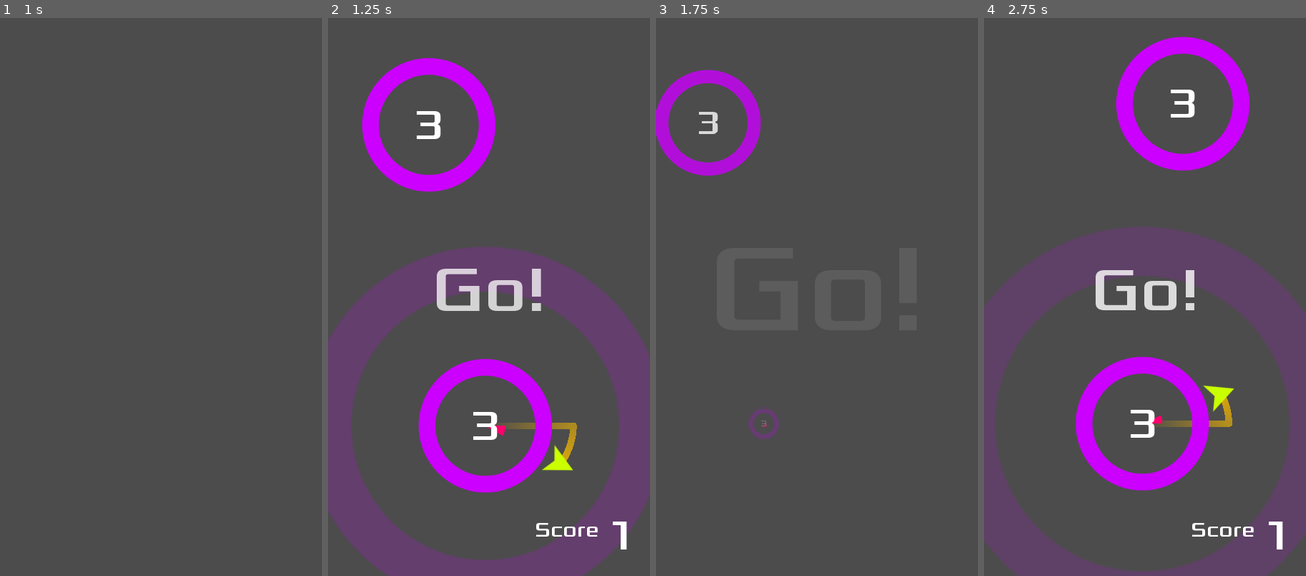
Above: before the commit, frames 1-4 (left to right).
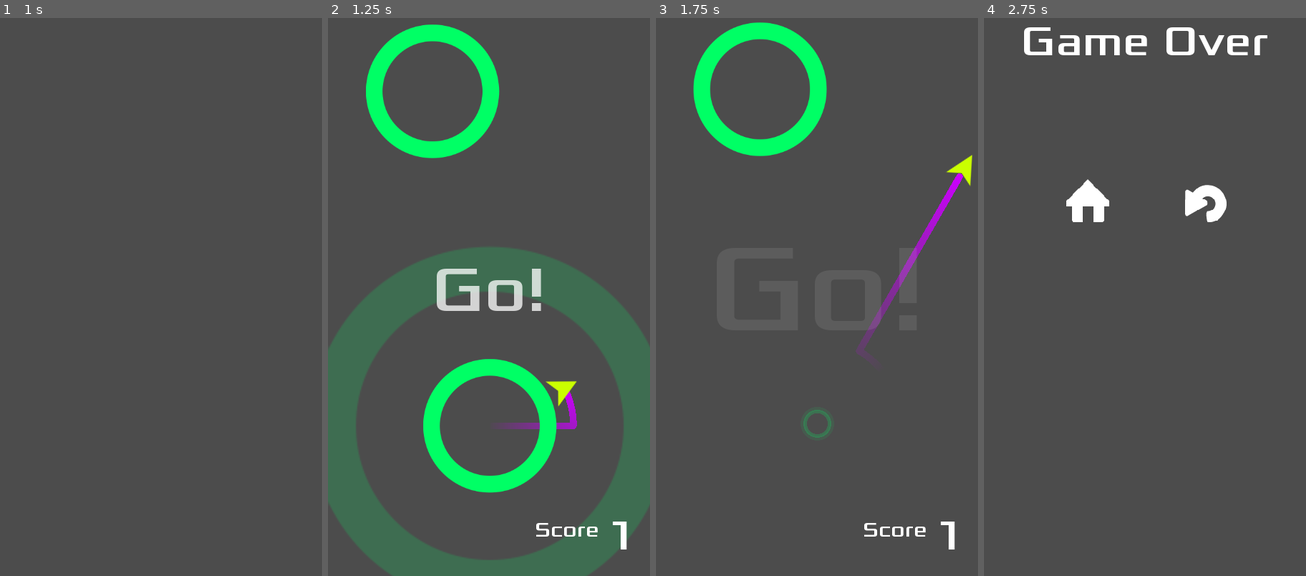
Above: after the commit, the same moments.

Repository: kidscancode/circle_jump
Game: Godot game, scene res://Main.tscn
Two runs of this game, one before a commit and one after it. Both use one fixed random seed, a clock stepped at 60 frames per second and the inputs below.
Inputs (mouse positions are in pixels of both pictures, inside the frame that each line leads up to):
- Up to frame 1 (1 s): click (103, 202) at 0.5 s
- Up to frame 2 (1.25 s): no input
- Up to frame 3 (1.75 s): move the mouse to (887, 263) at 1.27 s; hold Right (ui_right) from 1.28 s (still down); click (887, 263) at 1.42 s
- Up to frame 4 (2.75 s): release Right (ui_right) at 2 s; click (1190, 202) at 2.02 s

Frame 1 is identical in both runs. In frame 2, 32% of the frame differs, in the area x 0-100%, y 1-100%; in frame 3, 7.0%; in frame 4, 30%.

Commit message:
part 08 difficulty curve

Diff:
--- a/Main.gd
+++ b/Main.gd
@@ -31,10 +31,10 @@
 	var c = Circle.instance()
 	if !_position:
 		var x = rand_range(-150, 150)
-		var y = rand_range(-500, -400)
+		var y = rand_range(-550, -450)
 		_position = player.target.position + Vector2(x, y)
 	add_child(c)
-	c.init(_position)
+	c.init(_position, level)
 
 func _on_Jumper_captured(object):
 	$Camera2D.position = object.position
--- /dev/null
+++ b/ProgressionTester.gd
@@ -0,0 +1,47 @@
+extends Node2D
+
+var Circle = preload("res://objects/Circle.tscn")
+var font = preload("res://assets/fonts/xolonium_64.tres")
+var level
+var last_circle_position
+var level_markers = []
+
+func _ready():
+	randomize()
+	last_circle_position = $Camera2D.position
+	level = 0
+	for i in 100:
+		if i % 5 == 0:
+			level += 1
+			level_markers.append(last_circle_position)
+		spawn_circle()
+	update()
+
+func _process(delta):
+	if Input.is_action_pressed("ui_up"):
+		$Camera2D.position.y -= 15
+	if Input.is_action_pressed("ui_down"):
+		$Camera2D.position.y += 15
+	if Input.is_action_pressed("ui_left"):
+		$Camera2D.position.x -= 15
+	if Input.is_action_pressed("ui_right"):
+		$Camera2D.position.x += 15
+
+func spawn_circle(_position=null):
+	var c = Circle.instance()
+	if !_position:
+		var x = rand_range(-150, 150)
+		var y = rand_range(-500, -400)
+		_position = last_circle_position + Vector2(x, y)
+	add_child(c)
+	c.init(_position, level)
+	last_circle_position = _position
+
+func _draw():
+	var l = 1
+	for pos in level_markers:
+		var s = Vector2(pos.x-480, pos.y-200)
+		var e = Vector2(pos.x-80, pos.y-200)
+		draw_line(s, e, Color(1, 1, 1), 15)
+		draw_string(font, s - Vector2(0, 50), str(l), Color(1, 1, 1))
+		l += 1
--- a/objects/Circle.gd
+++ b/objects/Circle.gd
@@ -8,17 +8,24 @@
 var radius = 100
 var rotation_speed = PI
 var mode = MODES.STATIC
-var move_range = 100
-var move_speed = 1.0
+var move_range = 0
+var move_speed = 2.0
 var num_orbits = 3
 var current_orbits = 0
 var orbit_start = null
 var jumper = null
 
-func init(_position, _radius=radius, _mode=MODES.LIMITED):
+func init(_position, level=1):
+	var _mode = settings.rand_weighted([10, level-1])
 	set_mode(_mode)
 	position = _position
-	radius = _radius
+	var move_chance = clamp(level-10, 0, 9) / 10.0
+	if randf() < move_chance:
+		move_range = max(25, 100 * rand_range(0.75, 1.25) * move_chance) * pow(-1, randi() % 2)
+		move_speed = max(2.5 - ceil(level/5) * 0.25, 0.75)
+	var small_chance = min(0.9, max(0, (level-10) / 20.0))
+	if randf() < small_chance:
+		radius = max(50, radius - level * rand_range(0.75, 1.25))
 	$Sprite.material = $Sprite.material.duplicate()
 	$SpriteEffect.material = $Sprite.material
 	$CollisionShape2D.shape = $CollisionShape2D.shape.duplicate()
--- a/objects/Jumper.gd
+++ b/objects/Jumper.gd
@@ -12,8 +12,10 @@
 
 func _ready():
 	$Sprite.material.set_shader_param("color", settings.theme["player_body"])
-	$Trail/Points.default_color = settings.theme["player_trail"]
-
+	var trail_color = settings.theme["player_trail"]
+	trail.gradient.set_color(1, trail_color)
+	trail_color.a = 0
+	trail.gradient.set_color(0, trail_color)
 
 func _unhandled_input(event):
 	if target and event is InputEventScreenTouch and event.pressed:
--- a/settings.gd
+++ b/settings.gd
@@ -33,3 +33,13 @@
 }
 
 var theme = color_schemes["NEON1"]
+
+static func rand_weighted(weights):
+	var sum = 0
+	for weight in weights:
+		sum += weight
+	var num = rand_range(0, sum)
+	for i in weights.size():
+		if num < weights[i]:
+			return i
+		num -= weights[i]
--- /dev/null
+++ b/tests/ProgressionTester.tscn
@@ -0,0 +1,11 @@
+[gd_scene load_steps=2 format=2]
+
+[ext_resource path="res://ProgressionTester.gd" type="Script" id=1]
+
+[node name="ProgressionTester" type="Node2D"]
+script = ExtResource( 1 )
+
+[node name="Camera2D" type="Camera2D" parent="."]
+position = Vector2( 240, 428.122 )
+current = true
+zoom = Vector2( 4, 4 )
